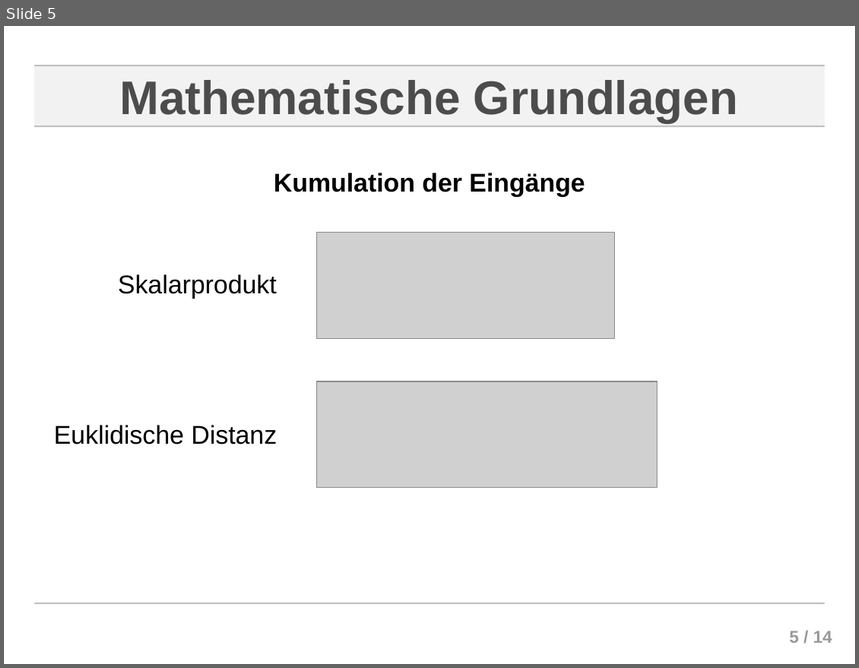
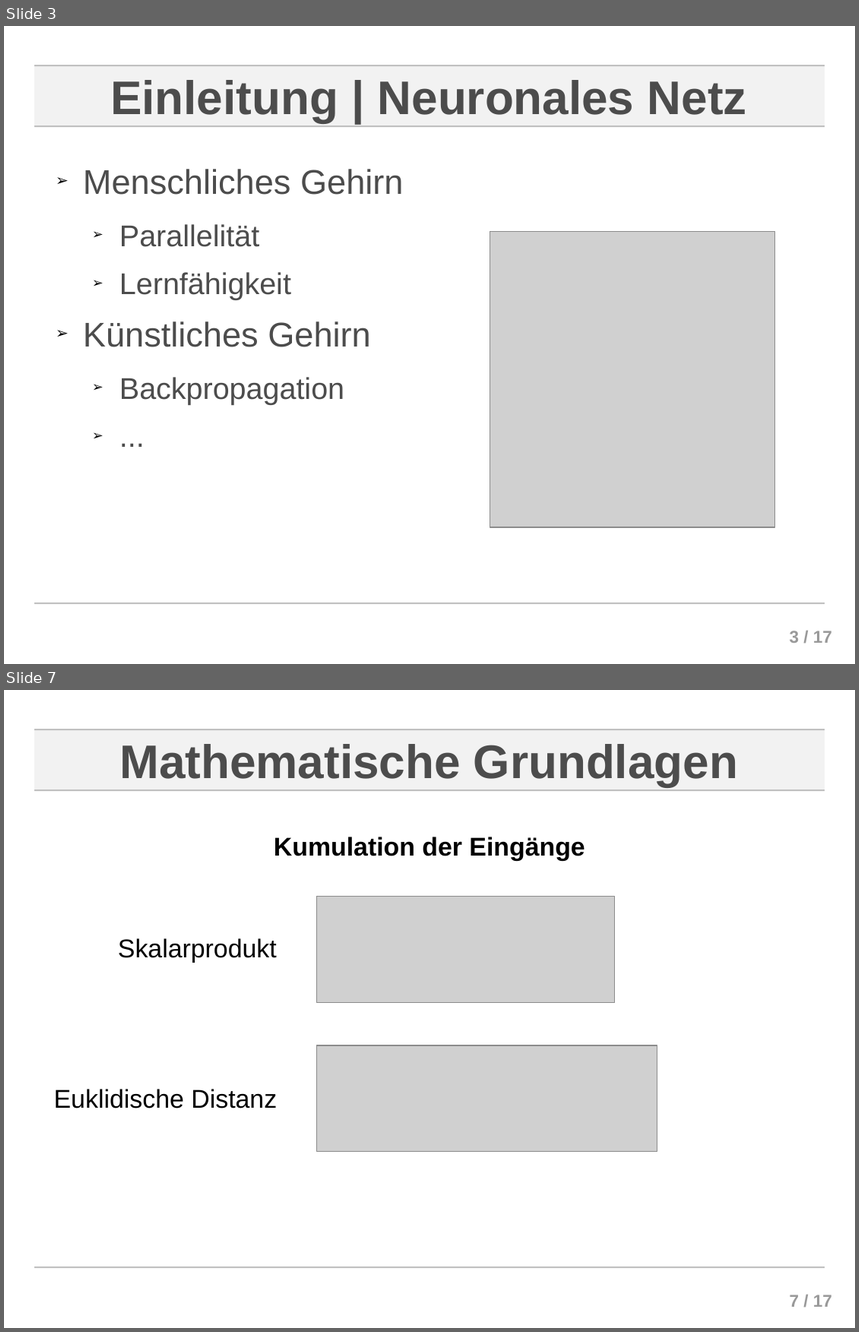
Before and after one commit to ChornHulio/Neuronale-Netze-Seminar, a slide deck: presentation/presentation.odp. Shown one above the other, each under a label of ours: slide 5 before the commit, slides 3 and 7 after it; the slides between them are not shown. The pictures are 859x668 and 859x1332 pixels, drawn with LibreOffice and Linux fonts; fonts in the diff are those of the drawing; grey boxes stand for pictures; background and template pictures are left out. Boxes give left, top, right and bottom in pixels: in the first picture for what was removed or moved away, otherwise in the second. Text is boxed around its words. In the diff, an @@ line names an element or a change of style, - is before the commit and + after.

```diff
--- a/presentation/presentation.odp
+++ b/presentation/presentation.odp
@@ slide 3 added at <box>4,26,855,664</box>, background #FFFFFF; not listed: 5 template elements that a slide beside it also shows @@
@@ title added at <box>110,80,747,123</box>, 44 pt, text #4C4C4C, bold @@
+Einleitung | Neuronales Netz
@@ text added at <box>83,169,404,405</box>, 28 pt, text #4C4C4C @@
+➢ Menschliches Gehirn
+  ➢ Parallelität
+  ➢ Lernfähigkeit
+➢ Künstliches Gehirn
+  ➢ Backpropagation
+  ➢ ...
@@ picture added at <box>490,231,775,528</box> @@
@@ what was slide 5 is now slide 7 @@
@@ page number at <box>790,1295,832,1307</box>: text changed @@
-5 / 14
+7 / 17
```
Also in this commit, not shown: 2 slides changed, 4 other slides added, 2 slides removed, 7 other files.
